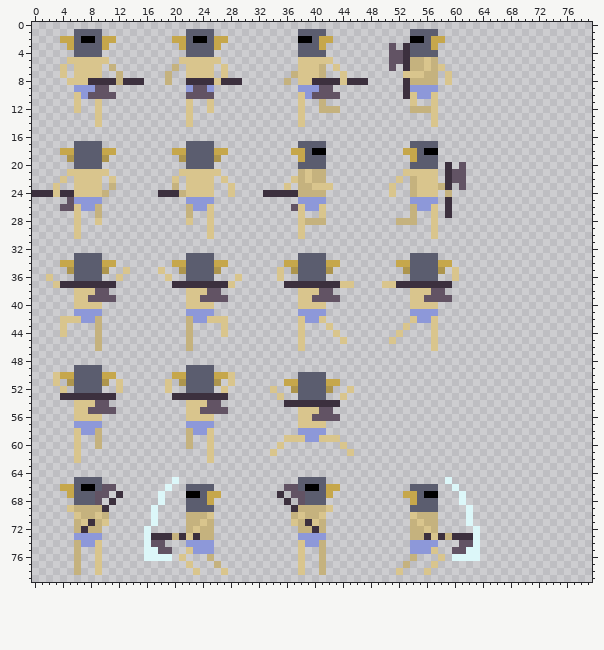
Sprite sheet, stored at public/images/sprites/Hero-Axe.png. Above: the version before the commit.
The file is 320x320 pixels, drawn in blocks of 4x4; one block is one cell here.
After:
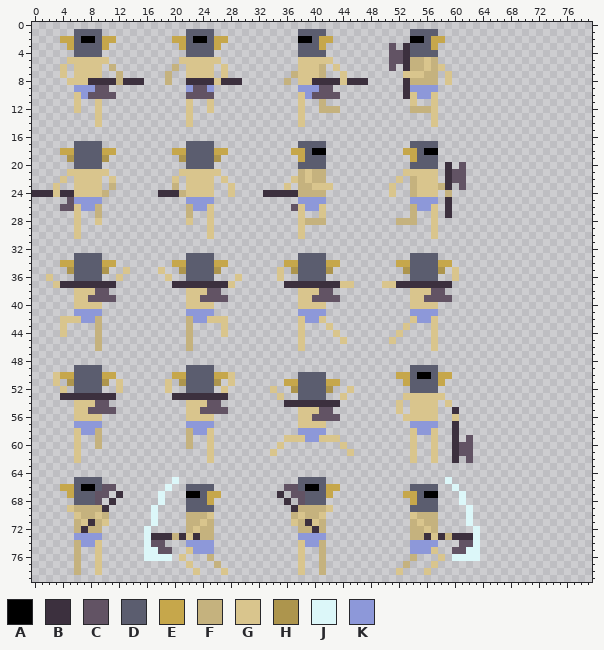
Palette (. is transparent): A #000000  B #3c303e  C #625364  D #5b5d6f  E #c6a74b  F #c5b27e  G #d9c58d  H #ad954d  J #dcf7f9  K #8d98d9
The edit:
The edit adds colour A in row 50 at x 55 to 56.
The edit adds colour B in row 55 at x 60; in rows 57 to 62 at x 60.
The edit adds colour C in row 59 at x 62; in rows 60 to 61 at x 61 to 62; in row 62 at x 62.
The edit adds colour D in row 49 at x 54 to 57; in row 50 at x 54 and 57; in rows 51 to 52 at x 54 to 57.
The edit adds colour E in row 50 at x 52 to 53 and 58 to 59; in row 51 at x 53 and 58.
The edit adds colour G in row 53 at x 53 to 58; in row 54 at x 52, 54 to 57 and 59; in row 55 at x 52 and 54 to 57; in row 56 at x 53 to 57 and 60; in rows 58 to 62 at x 54 and 57.
The edit adds colour K in row 57 at x 54 to 57; in row 58 at x 55 to 56.
Where, in picture pixels (left, top, right, bottom), the same in both pictures:
added: (396, 365, 473, 463)
